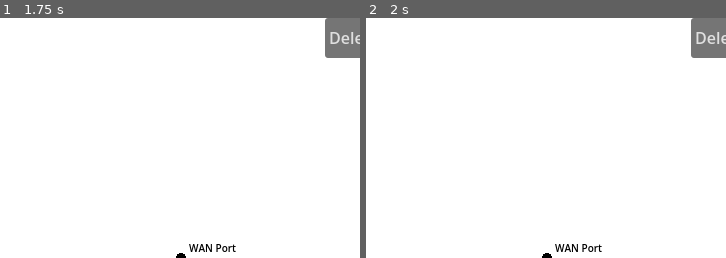
Above: before the commit, frames 1-2 (left to right).
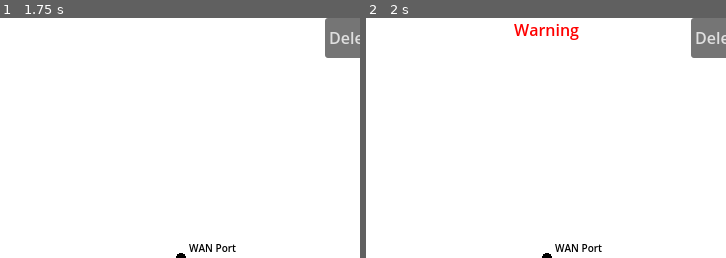
Above: after the commit, the same moments.

Repository: jcronenberg/crISP
Game: Godot game, scene res://scenes/main.tscn
The game is run twice, just before and just after one commit, with the same random seed, the same clock (stepped at 60 frames per second) and the same inputs.
Inputs:
- Up to frame 1 (1.75 s): click "New House" at 0.5 s; click "New House" at 1.25 s
- Up to frame 2 (2 s): no input
The pictures show only the part of the screen within x 25-75%, y 0-50%; the shares and areas given below are measured in that part.

Frame 1 is identical in both runs. In frame 2, 0.5% of the frame differs, in the area x 41-60%, y 2-10%.

Commit message:
Display a warning on screen when a house isn't allocated

Diff:
--- a/scenes/game_ui.tscn
+++ b/scenes/game_ui.tscn
@@ -81,6 +81,19 @@
 button_group = SubResource("ButtonGroup_2kd3i")
 text = "Move Switch"
 
+[node name="WarningLabel" type="Label" parent="."]
+visible = false
+layout_mode = 1
+anchors_preset = 5
+anchor_left = 0.5
+anchor_right = 0.5
+offset_left = -33.0
+offset_right = 33.0
+offset_bottom = 26.0
+grow_horizontal = 2
+theme_override_colors/font_color = Color(1, 0, 0, 1)
+text = "Warning"
+
 [connection signal="pressed" from="CableTypesButtons/CableCopperButton" to="CableTypesButtons" method="_on_cable_copper_button_pressed"]
 [connection signal="pressed" from="CableTypesButtons/CableFiberButton" to="CableTypesButtons" method="_on_cable_fiber_button_pressed"]
 [connection signal="pressed" from="NewNodesButtons/NewSwitchButton" to="NewNodesButtons" method="_on_new_switch_button_pressed"]
--- a/scripts/Simulation.gd
+++ b/scripts/Simulation.gd
@@ -1,5 +1,7 @@
 extends Node
 
+## TODO
+## Switches don't get moved in path_calculator when they get moved in 2d space
 class_name Simulation
 
 enum CABLE_TYPES {
@@ -86,13 +88,13 @@
 	path_calculator.connect_points(cable["con1"], cable["con2"])
 
 
-func allocate_house_bandwidth(house):
+# Returns if allocation was successful
+func allocate_house_bandwidth(house) -> bool:
 	while house["allocated_bandwidth"] < house["cur_bandwidth"]:
 		var path := path_calculator.get_id_path(endpoints.find(house), 0)
 		var bandwidth_allocated := true
 		if path.size() == 0:
-			print("House: ", house, " isn't satisfied")
-			return
+			return false
 		for i in path.size() - 1:
 			if allocate_bandwidth(path[i], path[i + 1], 50) != 0:
 				bandwidth_allocated = false
@@ -100,6 +102,8 @@
 				break
 		if bandwidth_allocated:
 			house["allocated_bandwidth"] += 50
+
+	return true
 
 
 # returns left over bandwidth
@@ -168,8 +172,15 @@
 
 
 func allocate_houses():
+	var allocation_successful := true
 	for house in houses:
-		allocate_house_bandwidth(house)
+		if not allocate_house_bandwidth(house):
+			allocation_successful = false
+
+	if allocation_successful:
+		get_node("/root/UiController").hide_warning()
+	else:
+		get_node("/root/UiController").display_warning("Warning")
 
 
 var delta_sum := 0.0
--- a/scripts/switch.gd
+++ b/scripts/switch.gd
@@ -1,4 +1,8 @@
 extends Node2D
+
+## TODO
+## Switches shouldn't be possible to overlap
+class_name Switch
 
 var placed := false
 
--- a/scripts/ui_controller.gd
+++ b/scripts/ui_controller.gd
@@ -15,3 +15,12 @@
 			get_node("/root/Main/CanvasLayer/GameUI/CursorModeButtons/MoveSwitchButton").set_pressed_no_signal(true)
 		"delete_cable":
 			get_node("/root/Main/CanvasLayer/GameUI/CursorModeButtons/DeleteCableButton").set_pressed_no_signal(true)
+
+
+func display_warning(text: String):
+	get_node("/root/Main/CanvasLayer/GameUI/WarningLabel").text = text
+	get_node("/root/Main/CanvasLayer/GameUI/WarningLabel").visible = true
+
+
+func hide_warning():
+	get_node("/root/Main/CanvasLayer/GameUI/WarningLabel").visible = false
